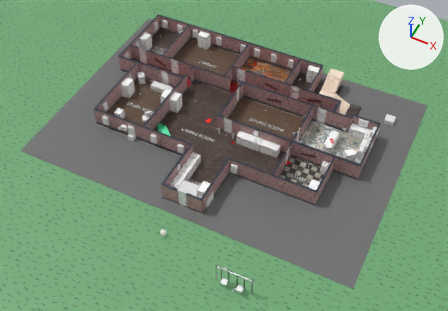
An edit to the Blender file blender/roomMVP.blend, drawn before and after from the same camera.
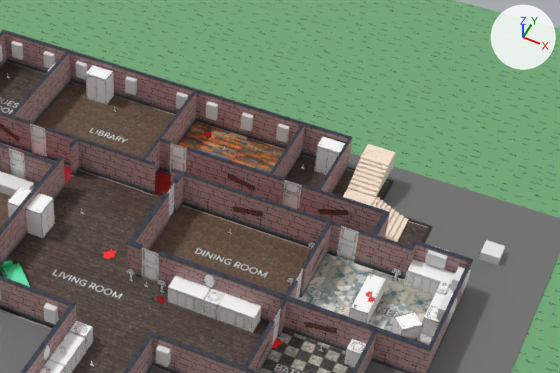
Each version is shown whole from a camera (50 mm lens) standing at (19.0, -39.5, 44.7) and looking at (0.9, -3.4, -0.3), then close up on the part from 35% to 94% of the width and 0% to 57% of the height. The axes (+X, +Y, +Z) are drawn at upper right. The lights are the same throughout.

The first close-up shows 'H_WindowHoles', 'S_Closet.001', 'S_Closet.006', 'S_EntreeCounter.001', 'S_EntreeCounter.002', 'S_EntreeCounter.003', 'S_Grass', 'S_KitchenCounter', 'S_KitchenCounter.001', 'S_KitchenCounter.002', 'S_RefFloor', 'S_Stairs', 'S_Walls'.
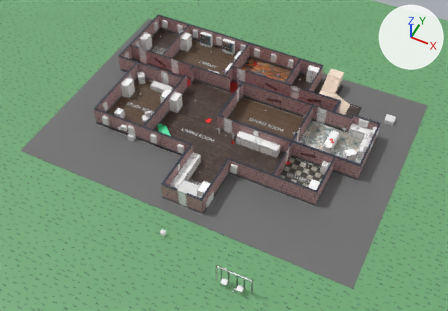
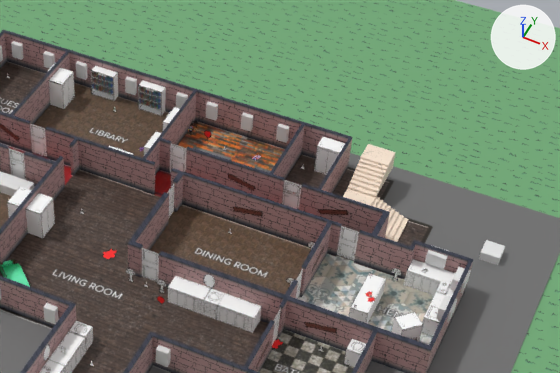
Changed parts and their boxes [x1, y1, x2, y2] in the close-ups (560 x 373 px):
'S_Closet.001', moved, turned
    before: [86, 65, 114, 105]
    after: [49, 68, 75, 110]
'I_BookshelfLibrary2', added
    after: [138, 80, 166, 116]
'I_BookshelfLibrary1', added
    after: [91, 66, 118, 101]
'DR_ClosetDoor.001', moved, turned
    before: [96, 79, 106, 103]
    after: [68, 75, 74, 101]
'DL_ClosetDoor.001', moved, turned
    before: [87, 76, 97, 100]
    after: [63, 81, 69, 107]
'I_BookshelfLibrary4', added
    after: [144, 131, 161, 156]
'I_BookshelfLibrary3', added
    after: [163, 107, 180, 131]
'I_BookshelfLibrary5', added
    after: [108, 146, 134, 155]
part 1 of me_s_walls, built on
    before: [13, 52, 71, 124]
    after: [13, 52, 70, 124]

What changed in the scene script:
```text
Change me_s_walls:
    verts and faces of me_s_walls; kept vertices keep their numbers, new ones are numbered from 375
    remove me_s_walls.from_pydata(...)  # 375 vertices, 325 faces; spans x -14.7..13.6, y -10.8..10.9, z 0.0..2.0
    add me_s_walls.from_pydata(...)  # 405 vertices, 334 faces; spans x -14.7..13.6, y -10.8..10.9, z 0.0..2.0
    me_s_walls part 1
    add delete_faces([(161, 162, 169, 168), (164, 170, 171, 165), (162, 165, 171, 169)])
    add verts[375] = (-10.7, 9.4, 0.0)
    add verts[376] = (-10.7, 8.6, 0.0)
    add verts[377] = (-10.7, 9.1, 1.6)
    add verts[378] = (-10.7, 9.3, 1.5)
    add verts[379] = (-10.7, 9.4, 0.1)
    add verts[380] = (-10.7, 8.5, 1.4)
    add verts[381] = (-10.7, 8.7, 1.6)
    add for new, old in zip([*range(382, 389)], [*range(375, 382)]): verts[new] = verts[old] + (0.2, 0.0, 0.0)
    add verts[389] = (-10.7, 9.5, 1.2)
    add verts[390] = (-10.7, 9.5, 0.7)
    add verts[391] = (-10.7, 9.4, 0.4)
    add verts[392] = (-10.7, 9.5, 0.3)
    add verts[393] = (-10.7, 8.5, 0.4)
    add verts[394] = (-10.7, 8.5, 0.7)
    add verts[395] = (-10.7, 8.5, 1.1)
    add verts[396] = (-10.5, 9.5, 0.2)
    add verts[397] = (-10.5, 9.4, 0.4)
    add verts[398] = (-10.5, 9.5, 0.7)
    add verts[399] = (-10.5, 9.5, 1.2)
    add verts[400] = (-10.5, 8.4, 0.7)
    add verts[401] = (-10.5, 8.5, 0.3)
    add verts[402] = (-10.5, 8.5, 1.0)
    add verts[403] = (-10.5, 8.5, 0.9)
    add verts[404] = (-10.5, 8.5, 1.2)
    add faces += [(161, 162, 383, 401, 400, 403, 402, 404, 387, 388, 384, 385, 399, 398, 397, 396, 386, 382, 169, 168), (164, 170, 171, 375, 379, 392, 391, 390, 389, 378, 377, 381, 380, 395, 394, 393, 376, 165), (162, 165, 376, 375, 171, 169, 382, 383), (375, 382, 386, 379), (378, 389, 390, 391, 392, 379, 386, 396, 397, 398, 399, 385), (377, 378, 385, 384)]
    add faces += [(377, 384, 388, 381), (380, 381, 388, 387), (380, 387, 404, 402, 403, 400, 395), (394, 395, 400), (393, 394, 400, 401), (376, 393, 401, 383)]
Change ob_s_closet_001:
    ob_s_closet_001.location: (-8.43, 10.25, 0.0) -> (-10.11, 9.07, 0.0)
    ob_s_closet_001.rotation_euler: (0.0, 0.0, 0.0) -> (0.0, 0.0, 1.571)  # degrees (0, 0, 0) -> degrees (0, 0, 90)
Add ob_i_bookshelflibrary5:
    ob_i_bookshelflibrary5 = bpy.data.objects.new('I_BookshelfLibrary5', me_i_bookshelflibrary5)  # 576 vertices, 441 faces; spans x -0.45..0.93, y -0.27..0.25, z 0.0..1.63; in mat_bookshelfmat (picture img_bookshelftexture_png)
    ob_i_bookshelflibrary5.location = (-4.31, 5.0, 0.03)
    ob_i_bookshelflibrary5.rotation_euler = (0.0, 0.0, -3.142)  # degrees (0, 0, -180)
Add ob_i_bookshelflibrary4:
    ob_i_bookshelflibrary4 = bpy.data.objects.new('I_BookshelfLibrary4', me_i_bookshelflibrary4)  # 576 vertices, 441 faces; spans x -0.45..0.93, y -0.27..0.25, z 0.0..1.63; in mat_bookshelfmat (picture img_bookshelftexture_png)
    ob_i_bookshelflibrary4.location = (-3.41, 6.88, 0.0)
    ob_i_bookshelflibrary4.rotation_euler = (0.0, 0.0, -1.571)  # degrees (0, 0, -90)
Add ob_i_bookshelflibrary3:
    ob_i_bookshelflibrary3 = bpy.data.objects.new('I_BookshelfLibrary3', me_i_bookshelflibrary3)  # 576 vertices, 441 faces; spans x -0.45..0.93, y -0.27..0.25, z 0.0..1.63; in mat_bookshelfmat (picture img_bookshelftexture_png)
    ob_i_bookshelflibrary3.location = (-3.41, 9.08, 0.0)
    ob_i_bookshelflibrary3.rotation_euler = (0.0, 0.0, -1.571)  # degrees (0, 0, -90)
Add ob_i_bookshelflibrary2:
    ob_i_bookshelflibrary2 = bpy.data.objects.new('I_BookshelfLibrary2', me_i_bookshelflibrary2)  # 576 vertices, 441 faces; spans x -0.45..0.93, y -0.27..0.25, z 0.0..1.63; in mat_bookshelfmat (picture img_bookshelftexture_png)
    ob_i_bookshelflibrary2.location = (-5.69, 10.53, 0.0)
Add ob_i_bookshelflibrary1:
    ob_i_bookshelflibrary1 = bpy.data.objects.new('I_BookshelfLibrary1', me_i_bookshelflibrary1)  # 576 vertices, 441 faces; spans x -0.45..0.93, y -0.27..0.25, z 0.0..1.63; in mat_bookshelfmat (picture img_bookshelftexture_png)
    ob_i_bookshelflibrary1.location = (-8.53, 10.53, 0.0)
```
